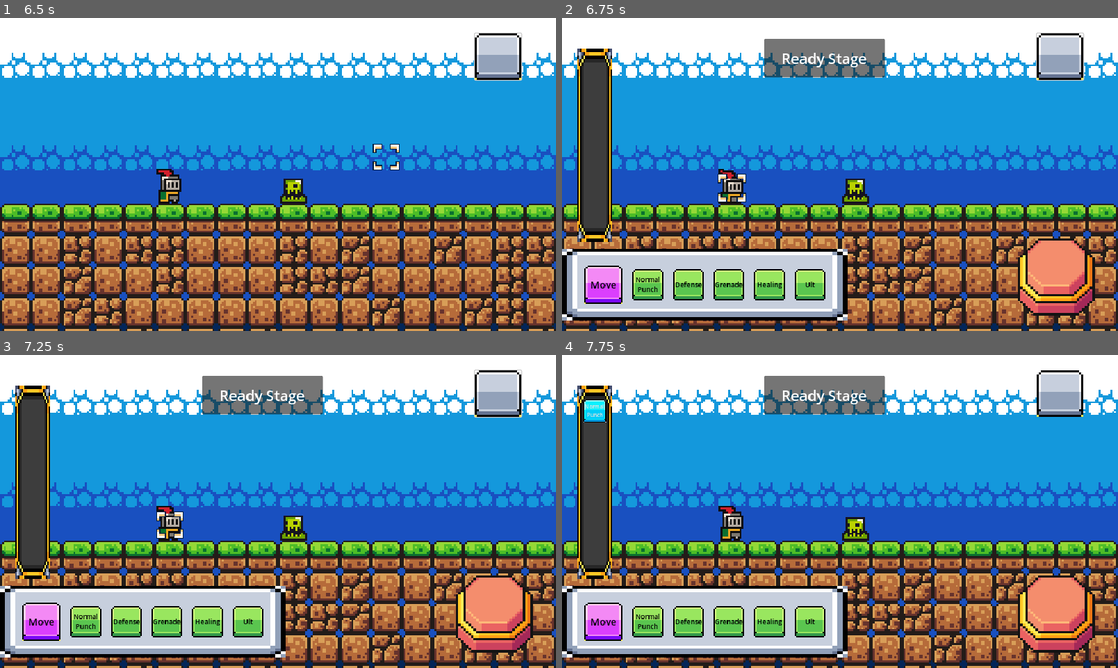
Above: before the commit, frames 1-4 (two rows, left to right).
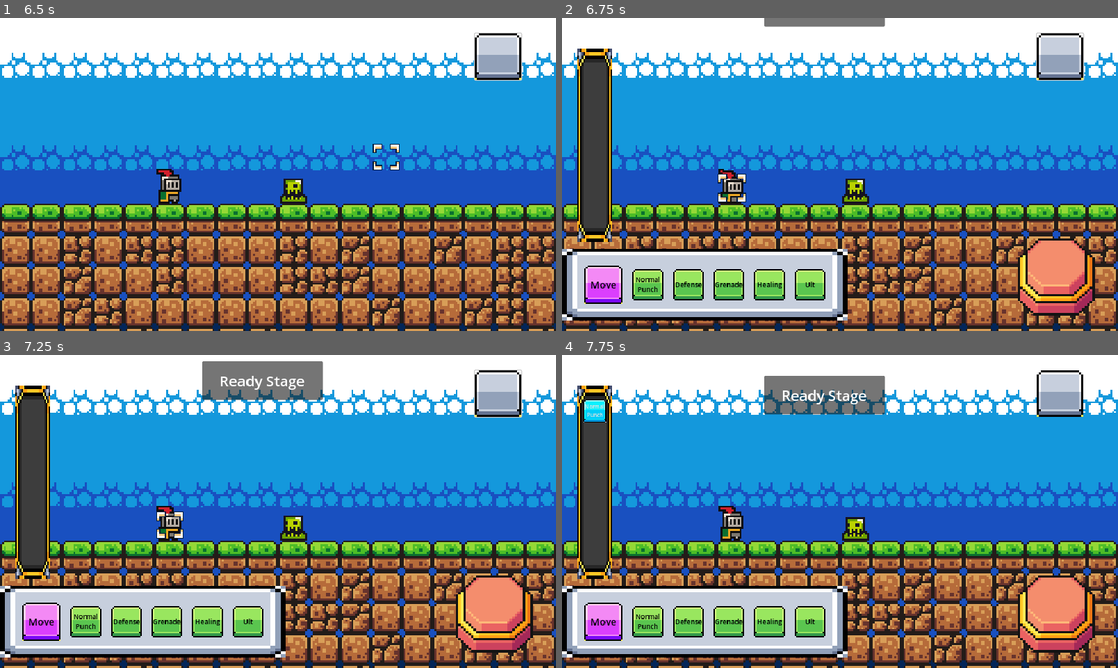
Above: after the commit, the same moments.

Repository: Chenredfish/WorldTrigger
Game: Godot game, scene res://main.tscn
The game is run twice, just before and just after one commit, with the same random seed, the same clock (stepped at 60 frames per second) and the same inputs. The engine's default icon, where the game draws it, is replaced by a stand-in: a white triangle on a blue panel in a dark square.
Inputs (mouse positions are in pixels of both pictures, inside the frame that each line leads up to):
- Up to frame 1 (6.5 s): click (278, 127) at 0.5 s; click (500, 55) at 1.25 s; move the mouse to (250, 237) at 2.02 s; click (250, 237) at 2.1 s; move the mouse to (444, 221) at 2.77 s; click (444, 221) at 2.85 s; move the mouse to (111, 127) at 3.52 s; click (111, 127) at 3.6 s; move the mouse to (305, 174) at 4.27 s; click (305, 174) at 4.35 s; move the mouse to (194, 96) at 5.02 s; click (194, 96) at 5.1 s; move the mouse to (400, 158) at 5.77 s; click (400, 158) at 5.85 s
- Up to frame 2 (6.75 s): move the mouse to (728, 190) at 6.52 s; click (728, 190) at 6.6 s
- Up to frame 3 (7.25 s): no input
- Up to frame 4 (7.75 s): click "Normal Punch" at 7.25 s

Frame 1 is identical in both runs. In frame 2, 3.2% of the frame differs, in the area x 36-59%, y 0-20%; in frame 3, 2.5%; in frame 4, nothing differs.

Commit message:
修正告示牌動畫

Diff:
--- a/src/UI/ready_fight_form.gd
+++ b/src/UI/ready_fight_form.gd
@@ -28,7 +28,6 @@
 func hide_actor_skill():
 	skill_container.hide()
 	action_list_visable.hide()
-	ready_stage.timing = false
 
 func panel_add_skill(action : Button):
 
@@ -73,6 +72,7 @@
 
 func _on_start_button_pressed():
 	start_fight_button_pressed.emit()
+	ready_stage.timing = false
 
 
 func _on_action_list_remove_action():
--- a/src/UI/ready_stage.gd
+++ b/src/UI/ready_stage.gd
@@ -6,7 +6,7 @@
 var y_location_end : float = 40
 var timing : bool = false
 
-func _process(delta: float) -> void:
+func _process(delta : float) -> void:
 	if timing:
 		show_ready(delta)
 	else:
@@ -14,16 +14,16 @@
 
 
 func show_ready(time : float):
-	if y_location <= y_location_end and y_location >= y_location_start :
+	if y_location <= y_location_end :
 		y_location += time*150
-		self.position = Vector2(419, y_location)
+		self.position.y = y_location
 	else:
 		y_location = y_location_end
 
 
 func hide_ready(time : float):
-	if y_location <= y_location_end and y_location >= y_location_start :
+	if y_location >= y_location_start :
 		y_location -= time*150
-		self.position = Vector2(419, y_location)
+		self.position.y = y_location
 	else:
 		y_location = y_location_start
